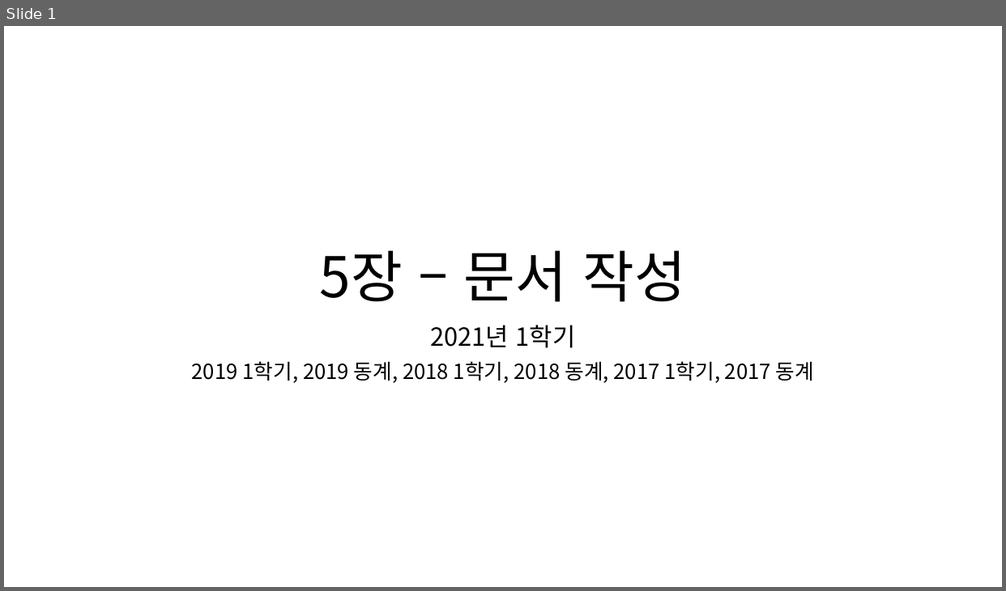
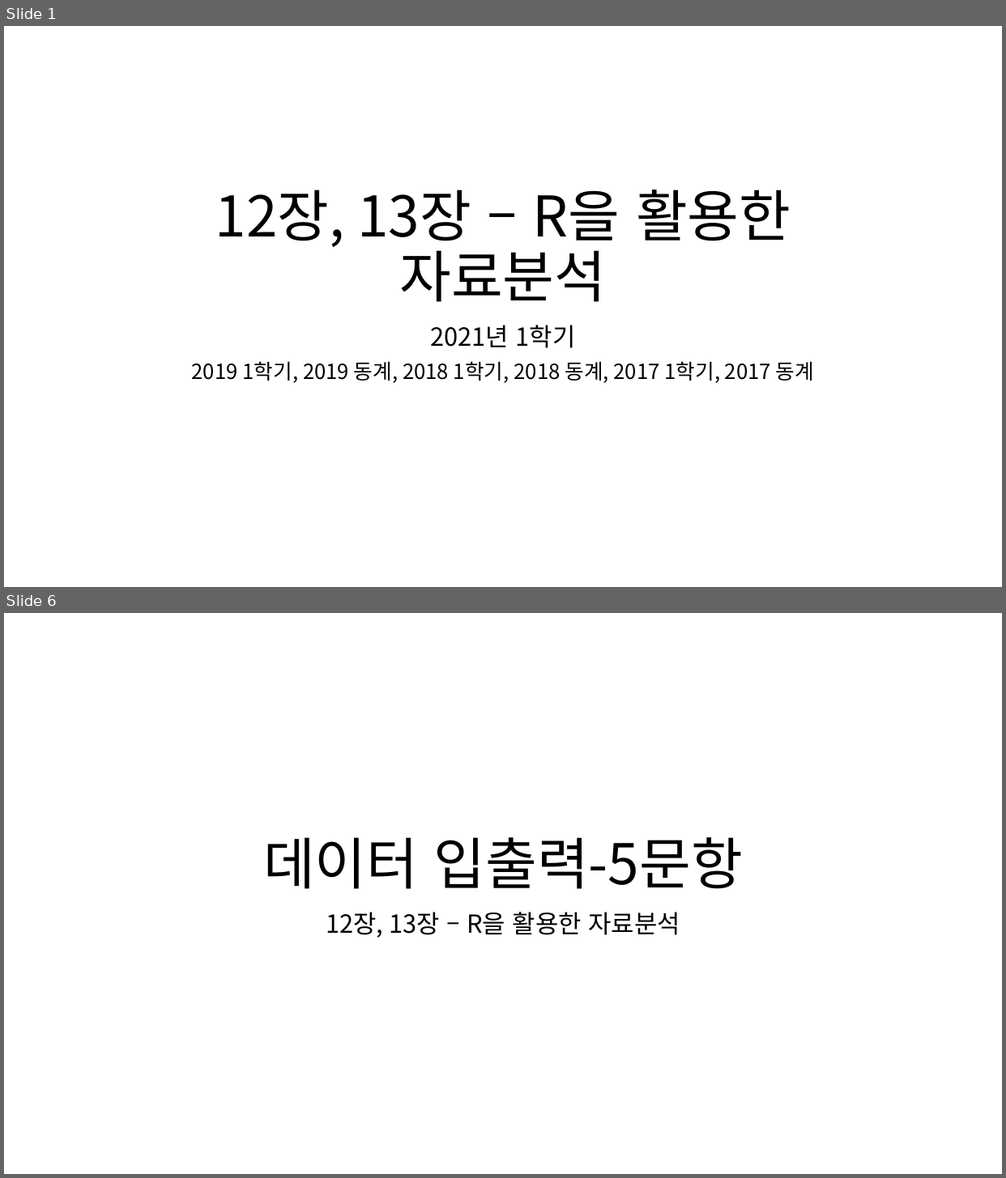
Before and after one commit to kukaro/Introduction-Data-Processing, a slide deck: sample-question/5장 – 문서 작성.pptx. Shown one above the other, each under a label of ours: slide 1 before the commit, slides 1 and 6 after it; the slides between them are not shown. The pictures are 1006x591 and 1006x1178 pixels, drawn with LibreOffice and Linux fonts; fonts in the diff are those of the drawing. Boxes give left, top, right and bottom in pixels: in the first picture for what was removed or moved away, otherwise in the second. Text is boxed around its words. In the diff, an @@ line names an element or a change of style, - is before the commit and + after.

```diff
--- a/sample-question/5장 – 문서 작성.pptx
+++ b/sample-question/5장 – 문서 작성.pptx
@@ slide 6 added at (4, 613, 1002, 1174), background #FFFFFF @@
@@ title added at (263, 837, 743, 889), 54 pt, text #000000 @@
+데이터 입출력-5문항
@@ subtitle added at (326, 912, 680, 938), 24 pt, text #000000 @@
+12장, 13장 – R을 활용한 자료분석
@@ slide 1 changed as well @@
@@ title at (215, 190, 791, 302): text changed @@
-5장 – 문서 작성
+12장, 13장 – R을 활용한 자료분석
```
Also in this commit, not shown: 4 other slides changed, 9 other slides added, 4 slides removed, 1 other file.
